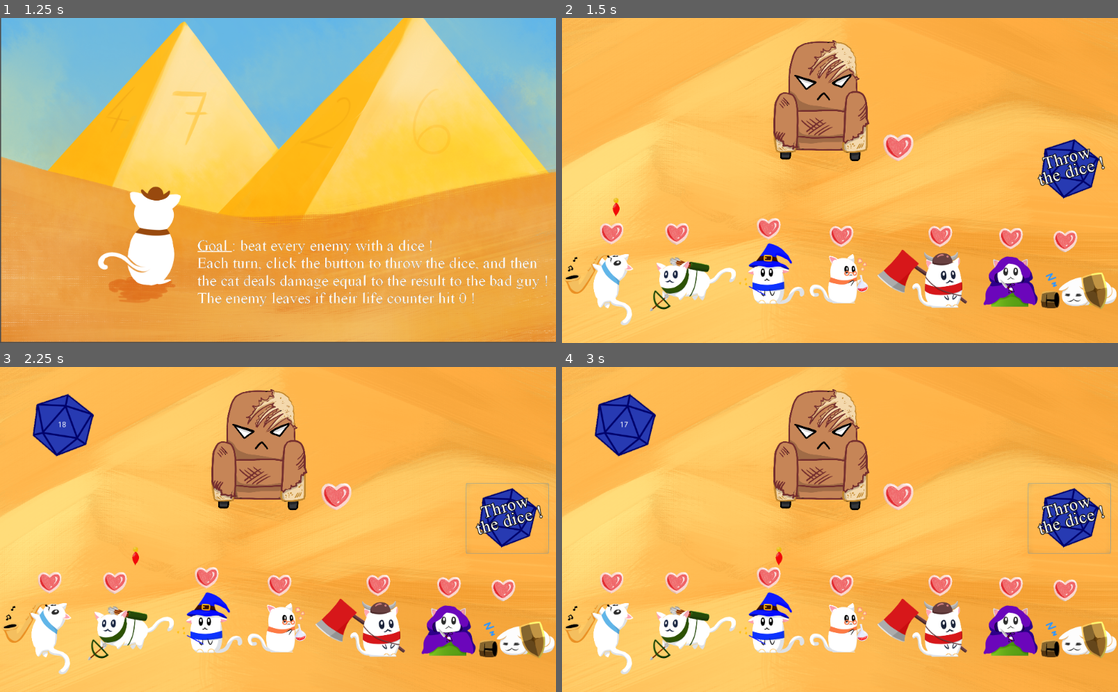
Above: before the commit, frames 1-4 (two rows, left to right).
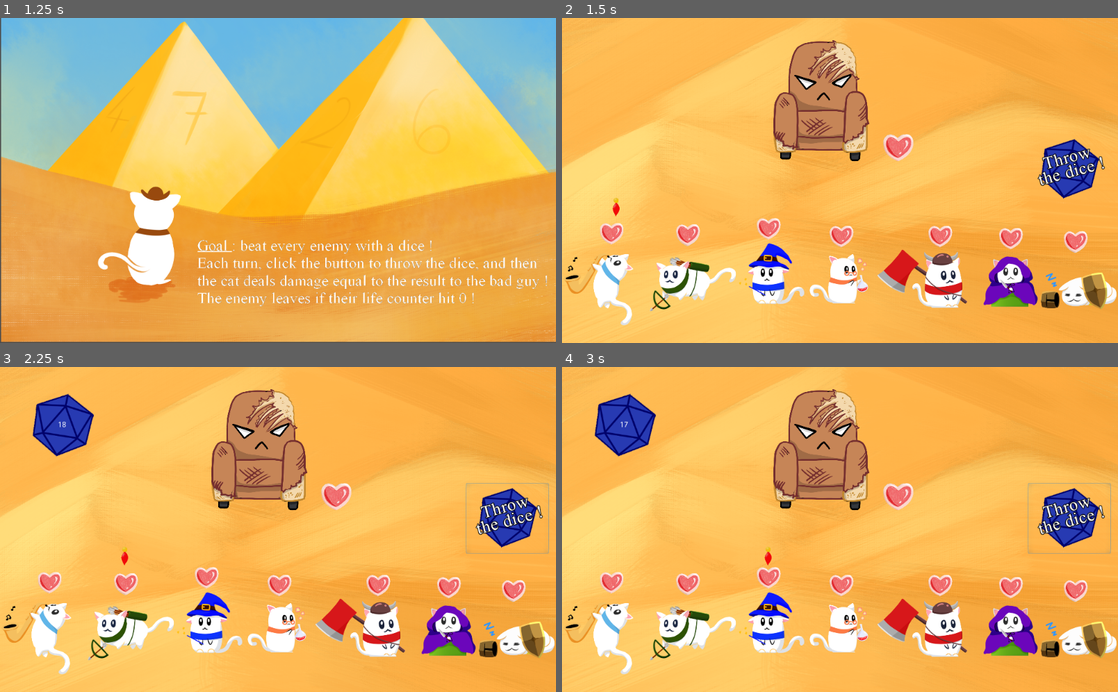
Above: after the commit, the same moments.

Repository: TeamConfiture/Game-Jam-Godot-Wild-Jam
Game: Godot game, scene res://SplashScreen.tscn
The game is run twice, just before and just after one commit, with the same random seed, the same clock (stepped at 60 frames per second) and the same inputs.
Inputs (mouse positions are in pixels of both pictures, inside the frame that each line leads up to):
- Up to frame 1 (1.25 s): click (433, 187) at 0.5 s
- Up to frame 2 (1.5 s): click (840, 180) at 1.25 s
- Up to frame 3 (2.25 s): click (505, 519) at 2 s
- Up to frame 4 (3 s): click (1067, 519) at 2.75 s

Frame 1 is identical in both runs. In frame 2, 0.6% of the frame differs, in the area x 18-95%, y 63-73%; in frame 3, 0.7%, in the area x 18-95%, y 55-73%; in frame 4, 0.7%.

Commit message:
fixed pointor

Diff:
--- a/Fight 1.gd
+++ b/Fight 1.gd
@@ -3,7 +3,7 @@
 
 var enemyHP = 3400
 var ourHP = [70,70,70,70,70,70,70]
-var i = 0
+var turn = 1
 var enemy_attack = false
 var j = 0
 var deaths = 0
@@ -42,12 +42,37 @@
 	print(ourHP[nb]/70.0)
 
 
+var posChatsX = [100, 230, 380, 515, 700, 830, 950]
 
 func _attack():
 	get_node("Dice1").visible = true
 	get_node("EnemyDice").visible = false
+
+	if turn >= 7:
+		turn = 1
+		enemy_attack = true
+		get_node("RollDice").disabled = true
+		get_node("pointer").position.x = 400
+		get_node("pointer").position.y = 50
+		return
+
+	if ourHP[turn] == 0:
+		turn += 1
+		_attack()
+
+	get_node("pointer").position.x = posChatsX[turn]
+
+	var damage = roll_dice(20, "Dice1")
+	if (damage < enemyHP):
+		enemyHP -= damage
+	else:
+		enemyHP = 0
+
+	turn += 1
+
+	"""
 	if (get_node("pointer").position.x <= 1100):
-		var j = 0 if i+1 == _alive_count() else i+1
+		var j = 0 if turn+1 == _alive_count() else turn+1
 		get_node("pointer").position.x += 150
 		while (ourHP[j] == 0):
 			print("<= 1100 Le chat  " + str(j) + " a " + str(ourHP[j]) + "HP")
@@ -69,14 +94,14 @@
 		enemyHP -= damage
 	else:
 		enemyHP = 0
-	i += 1
-	if i == _alive_count():
+	turn += 1
+	if turn == _alive_count():
 		enemy_attack = true
 		get_node("RollDice").disabled = true
-		i = 0
+		turn = 0
 		get_node("pointer").position.x = 400
 		get_node("pointer").position.y = 50
-
+	"""
 
 
 func _enemy_attack():
@@ -92,12 +117,22 @@
 		ourHP[nb] = 0
 	_change_life(nb)
 	enemy_attack = false
-	print("Le chat numéro" + str(nb) + " a " + str(ourHP[nb]) + "HP")
-	get_node("RollDice").disabled = false
-	var j = 0
-	get_node("pointer").position.x = 100
-	while (ourHP[j] == 0):
-		print("Le chat  " + str(j) + " a " + str(ourHP[j]) + "HP")
-		get_node("pointer").position.x += 150
-		j += 1
-	get_node("pointer").position.y = 348.107
+	if(_alive_count() > 0):
+		for i in range (7):
+			if ourHP[i] > 0:
+				get_node("pointer").position.x = posChatsX[i]
+				break
+				print(posChatsX[i])
+
+		get_node("pointer").position.y = 348.107
+
+		#print("Le chat numéro" + str(nb) + " a " + str(ourHP[nb]) + "HP")
+		get_node("RollDice").disabled = false
+		"""var j = 0
+		get_node("pointer").position.x = 100
+		while (ourHP[j] == 0):
+			print("Le chat  " + str(j) + " a " + str(ourHP[j]) + "HP")
+			get_node("pointer").position.x += 150
+			j += 1
+		get_node("pointer").position.y = 348.107
+		"""
--- a/Fight 1.tscn
+++ b/Fight 1.tscn
@@ -167,7 +167,7 @@
 texture = ExtResource( 5 )
 
 [node name="life" type="Sprite" parent="Sprite/green"]
-position = Vector2( -54.8083, -201.862 )
+position = Vector2( -10.0756, -197.153 )
 scale = Vector2( 0.270629, 0.270629 )
 texture = ExtResource( 14 )
 
@@ -237,7 +237,7 @@
 texture = ExtResource( 15 )
 
 [node name="life" type="Sprite" parent="Sprite/yelmlo"]
-position = Vector2( -54.8083, -201.862 )
+position = Vector2( -12.4302, -199.508 )
 scale = Vector2( 0.270629, 0.270629 )
 texture = ExtResource( 14 )
 
